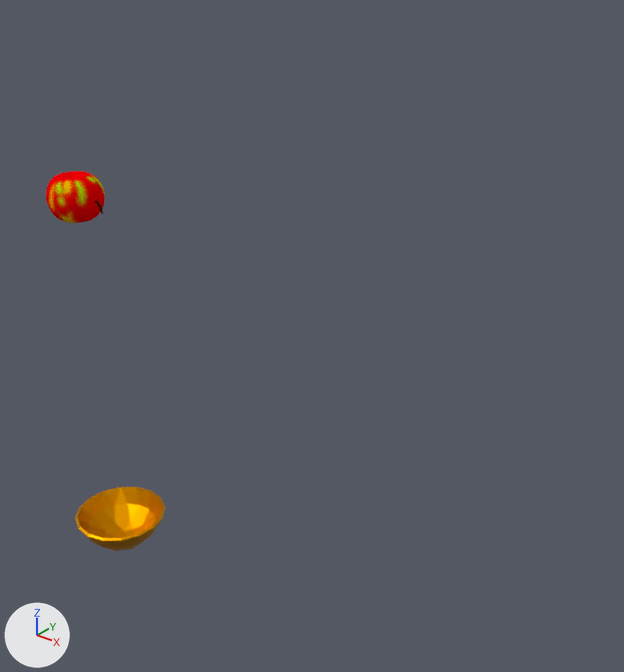
An edit to the Blender file Modele/animacja.blend, drawn before and after from the same camera.
Rendered twice from a 50 mm camera at (12.6, -9.2, 9.44) aimed at (2.0, 4.06, 1.22). The lights are fixed; the arrows at lower left show +X, +Y and +Z.
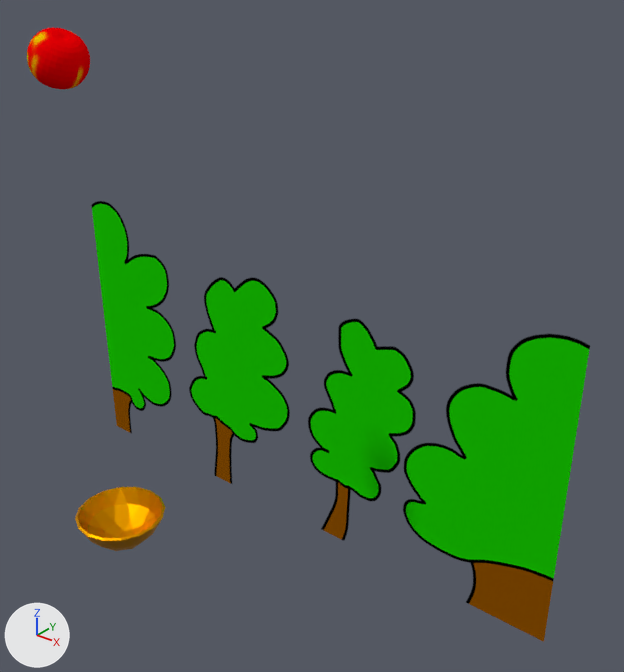
Location of each change, [x1, y1, x2, y2] in pixels of the pictures (624 x 672 px):
'background', added (green): after [91, 201, 590, 642]
'Sphere.001', moved, turned: before [46, 171, 105, 223]; after [27, 28, 90, 89]

The change, as a diff of the scene's bpy script:
```diff
--- a/Modele/animacja.blend.py
+++ b/Modele/animacja.blend.py
@@ img_background_png @@
+img_background_png = load_image('background.png', 'background.png', 1920, 1080, 'sRGB')
@@ mat_background @@
+mat_background = principled_material('background')
+mat_background.texture = img_background_png  # with its transparency
+mat_background.specular_ior_level = 0.0
@@ me_background @@
+me_background.from_pydata(...)  # 4 vertices, 1 face; spans x -0.89..0.89, y -0.5..0.5, z 0.0
+me_background.materials.append(mat_background)  # picture img_background_png
@@ ob_sphere_001 @@
 ob_sphere_001 = bpy.data.objects.new('Sphere.001', me_sphere_001)
-ob_sphere_001.location = (-0.22, 0.0, 4.88)
+ob_sphere_001.location = (-0.22, 0.0, 7.27)
+ob_sphere_001.rotation_euler = (0.0, 3.638, 0.0)  # degrees (0, 208, 0)
 ob_sphere_001.scale = (0.514, 0.514, 0.514)
@@ ob_background @@
+ob_background = bpy.data.objects.new('background', me_background)
+ob_background.location = (0.0, 5.71, -1.33)
+ob_background.rotation_euler = (1.571, 0.0, 0.0)  # degrees (90, 0, 0)
+ob_background.scale = (8.43, 8.43, 8.43)
```
